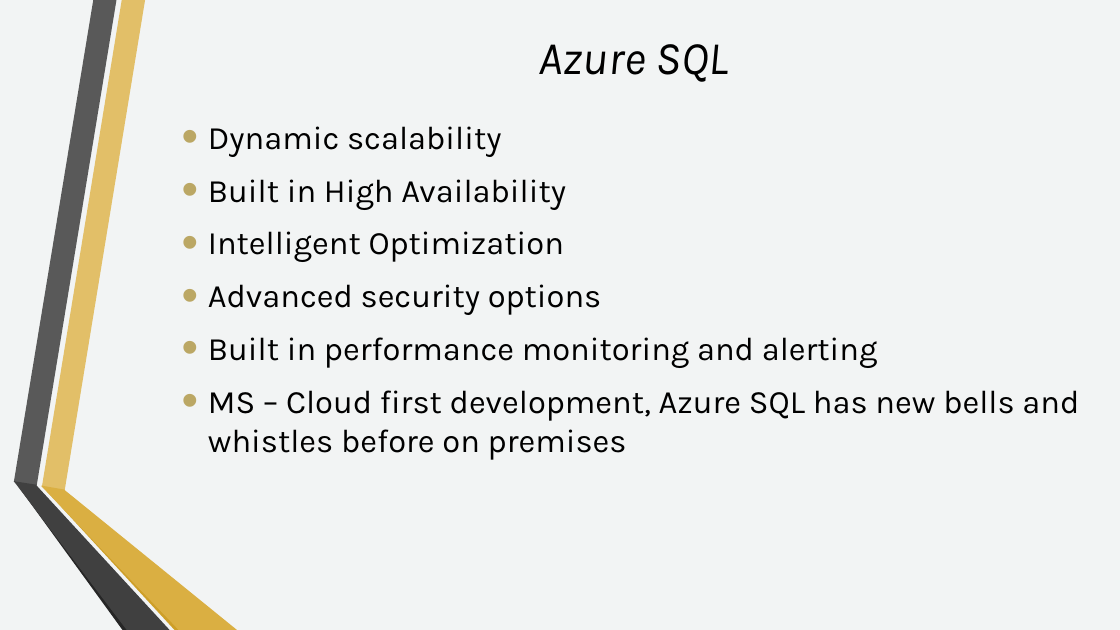
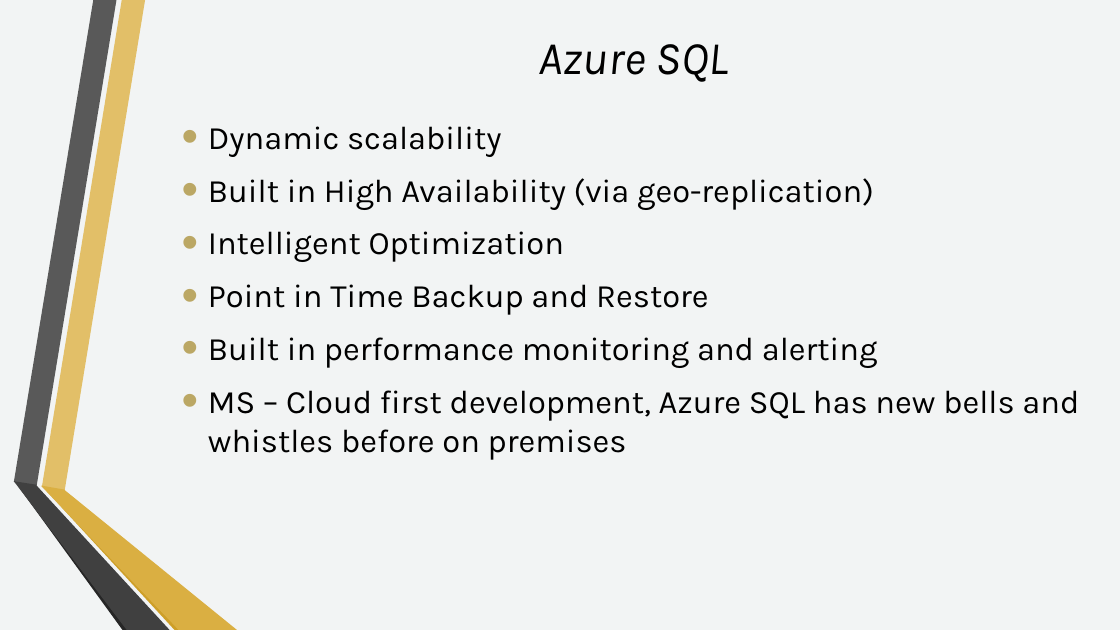
Before and after one commit to jglisson/IAOneDay, a slide deck: slide 13 of Docs/IA_OneDay_Azure.pptx. Drawn at 1120x630 pixels with LibreOffice and Linux fonts; fonts in the diff are those of the drawing; background and template pictures are left out. Boxes give left, top, right and bottom in pixels: in the first picture for what was removed or moved away, otherwise in the second. Text is boxed around its words. In the diff, an @@ line names an element or a change of style, - is before the commit and + after.

```diff
--- a/Docs/IA_OneDay_Azure.pptx
+++ b/Docs/IA_OneDay_Azure.pptx
@@ text at [208, 178, 874, 210]: text changed @@
-• Built in High Availability
+• Built in High Availability (via geo-replication)
@@ text at [208, 284, 709, 315]: text changed @@
-• Advanced security options
+• Point in Time Backup and Restore
```
Also in this commit, not shown: 4 other slides changed, 1 slide removed.
